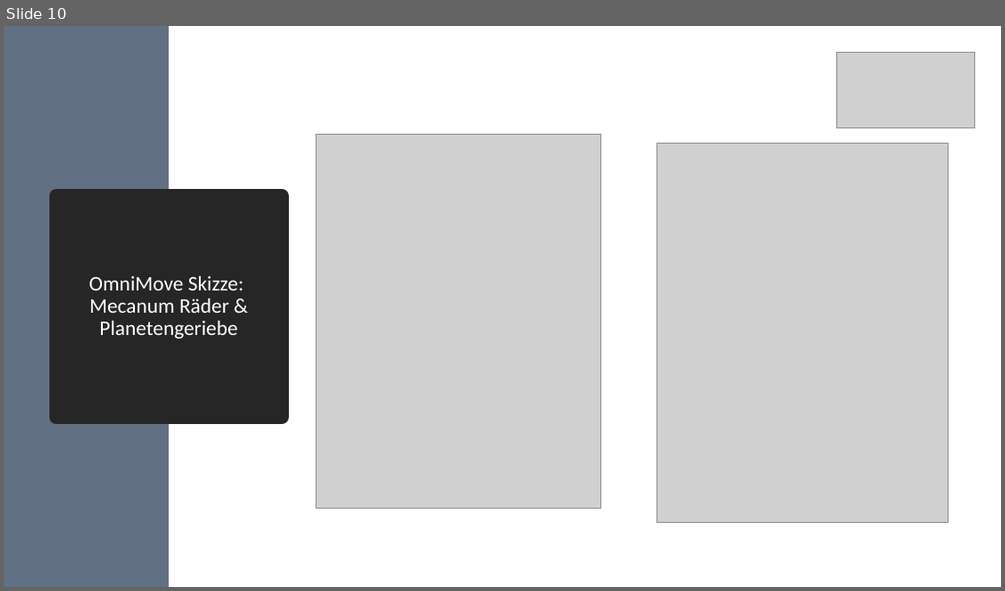
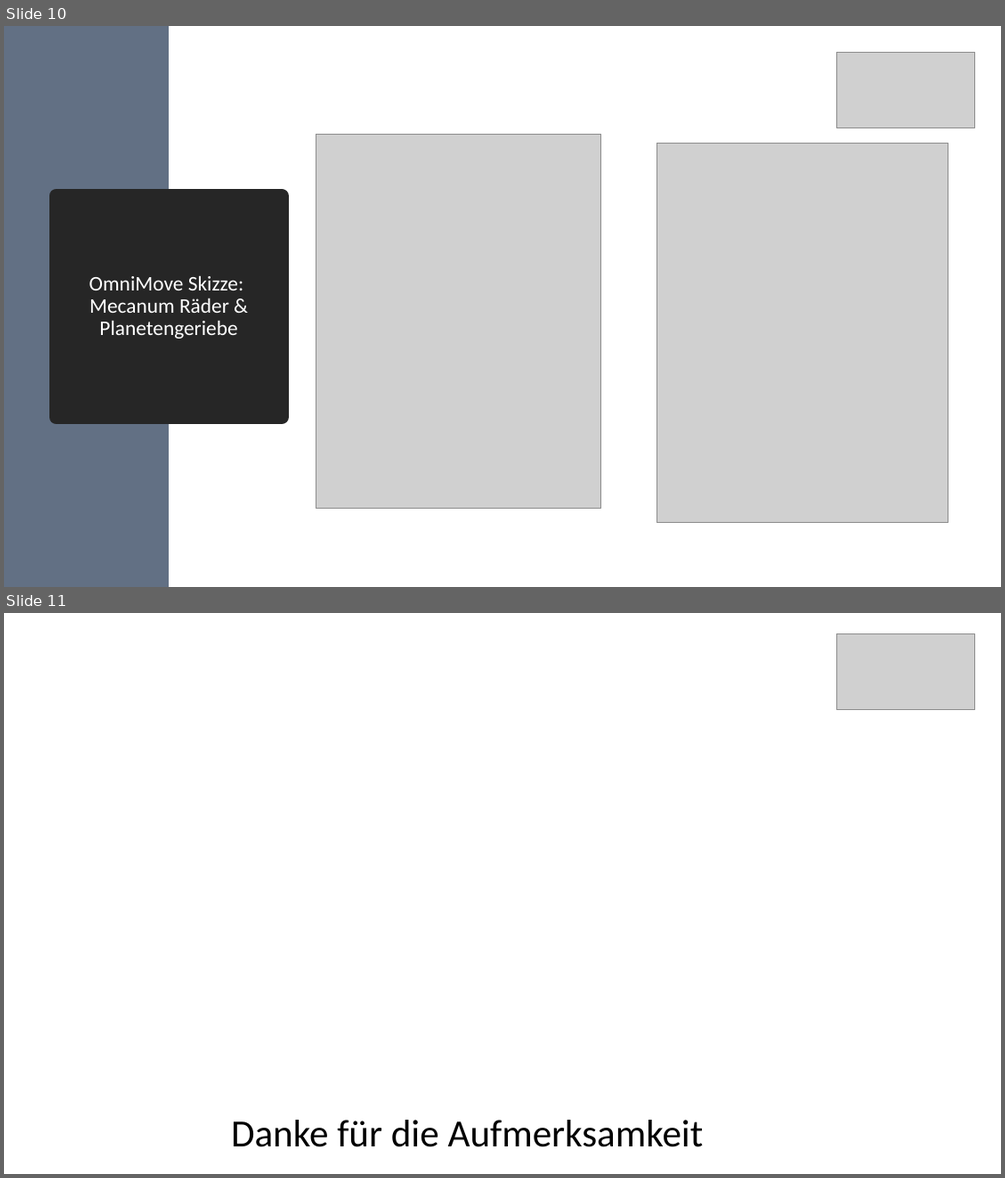
Before and after one commit to Khodii/OmniMoveCar, a slide deck: Praktikum Produktionstechnik M2.pptx. Shown one above the other, each under a label of ours: slide 10 before the commit, slides 10 and 11 after it. The pictures are 1005x591 and 1005x1178 pixels, drawn with LibreOffice and Linux fonts; fonts in the diff are those of the drawing; grey boxes stand for pictures; background and template pictures are left out. Boxes give left, top, right and bottom in pixels: in the first picture for what was removed or moved away, otherwise in the second. Text is boxed around its words. In the diff, an @@ line names an element or a change of style, - is before the commit and + after.

```diff
--- a/Praktikum Produktionstechnik M2.pptx
+++ b/Praktikum Produktionstechnik M2.pptx
@@ slide 11 added at [4, 613, 1001, 1174], background picture (left out) @@
@@ picture added at [837, 634, 975, 709] @@
@@ title added at [231, 1119, 704, 1147], 37 pt, text #000000 @@
+Danke für die Aufmerksamkeit
```
Also in this commit, not shown: 3 slides changed, 5 other files.
